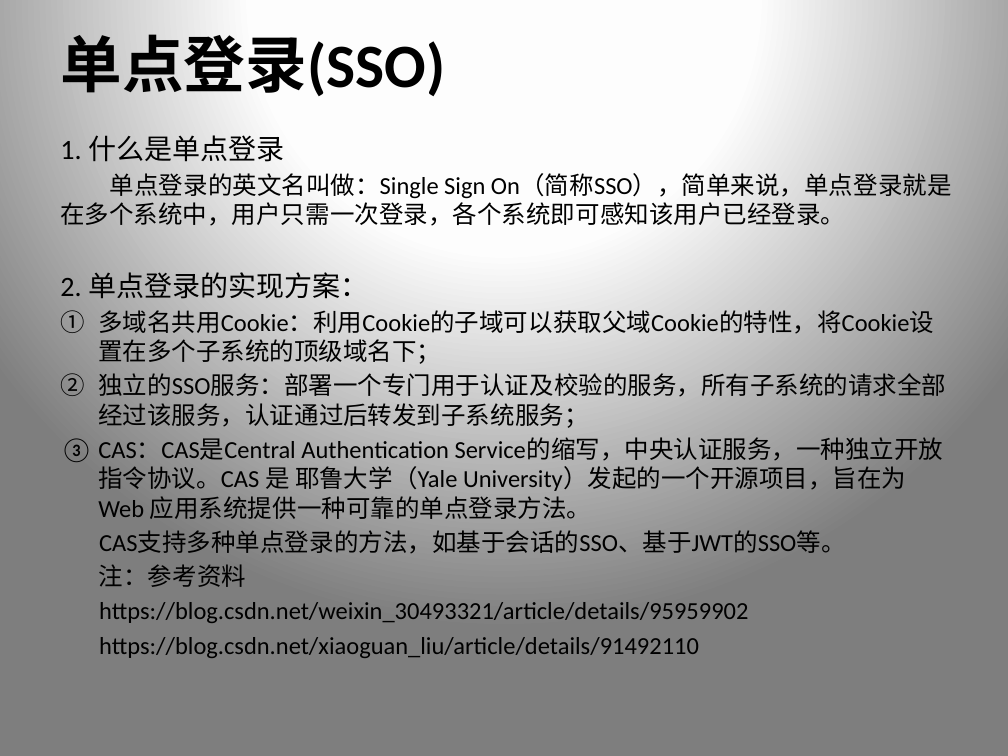
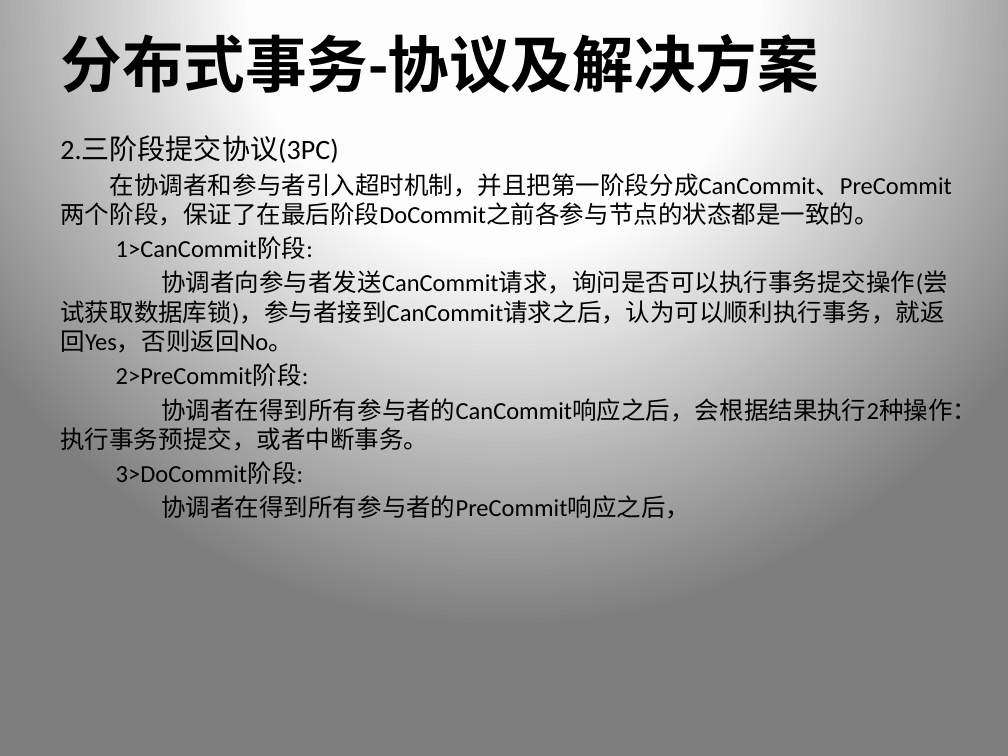
Before and after one commit to xiongpeter/study-notes, a slide deck: slide 15 of 我的.pptx (slide 13 before the commit). Drawn at 1008x756 pixels with LibreOffice and Linux fonts; fonts in the diff are those of the drawing. Boxes give left, top, right and bottom in pixels: in the first picture for what was removed or moved away, otherwise in the second. Text is boxed around its words. In the diff, an @@ line names an element or a change of style, - is before the commit and + after.

```diff
--- a/我的.pptx
+++ b/我的.pptx
@@ title at [60, 24, 818, 103]: text changed @@
-单点登录(SSO)
+分布式事务-协议及解决方案
@@ text at [60, 135, 977, 519]: text changed @@
-1. 什么是单点登录
-单点登录的英文名叫做：Single Sign On（简称SSO），简单来说，单点登录就是在多个系统中，用户只需一次登录，各个系统即可感知该用户已经登录。
-2. 单点登录的实现方案：
-1. 多域名共用Cookie：利用Cookie的子域可以获取父域Cookie的特性，将Cookie设置在多个子系统的顶级域名下；
-2. 独立的SSO服务：部署一个专门用于认证及校验的服务，所有子系统的请求全部经过该服务，认证通过后转发到子系统服务；
-3. CAS：CAS是Central Authentication Service的缩写，中央认证服务，一种独立开放指令协议。CAS 是 耶鲁大学（Yale University）发起的一个开源项目，旨在为 Web 应用系统提供一种可靠的单点登录方法。
-CAS支持多种单点登录的方法，如基于会话的SSO、基于JWT的SSO等。
-注：参考资料
-https://blog.csdn.net/weixin_30493321/article/details/95959902
-https://blog.csdn.net/xiaoguan_liu/article/details/91492110
+2.三阶段提交协议(3PC)
+在协调者和参与者引入超时机制，并且把第一阶段分成CanCommit、PreCommit两个阶段，保证了在最后阶段DoCommit之前各参与节点的状态都是一致的。
+1>CanCommit阶段:
+协调者向参与者发送CanCommit请求，询问是否可以执行事务提交操作(尝试获取数据库锁)，参与者接到CanCommit请求之后，认为可以顺利执行事务，就返回Yes，否则返回No。
+2>PreCommit阶段:
+协调者在得到所有参与者的CanCommit响应之后，会根据结果执行2种操作：执行事务预提交，或者中断事务。
+3>DoCommit阶段:
+协调者在得到所有参与者的PreCommit响应之后，
```
Also in this commit, not shown: 9 other slides changed, 4 slides added, 2 slides removed.
